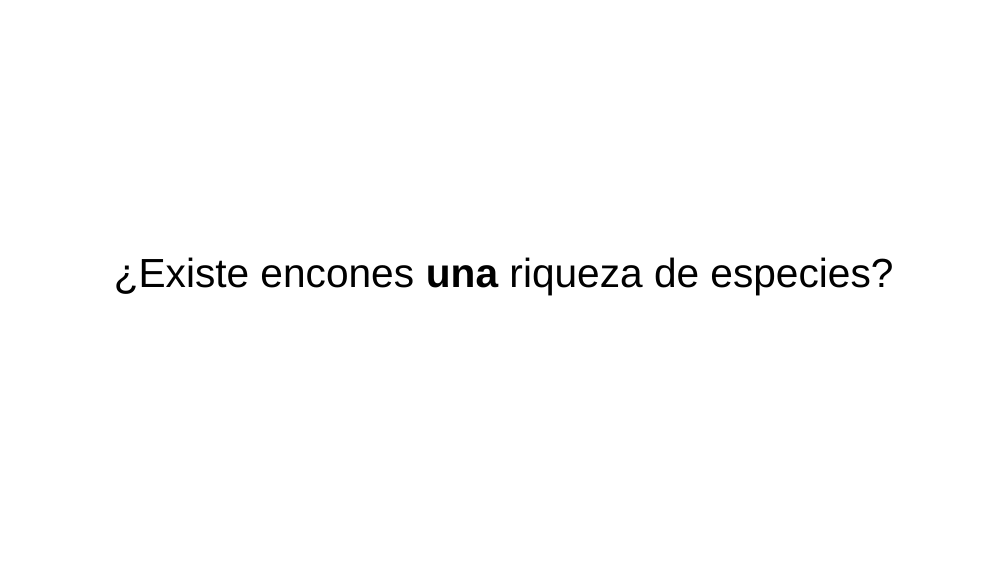
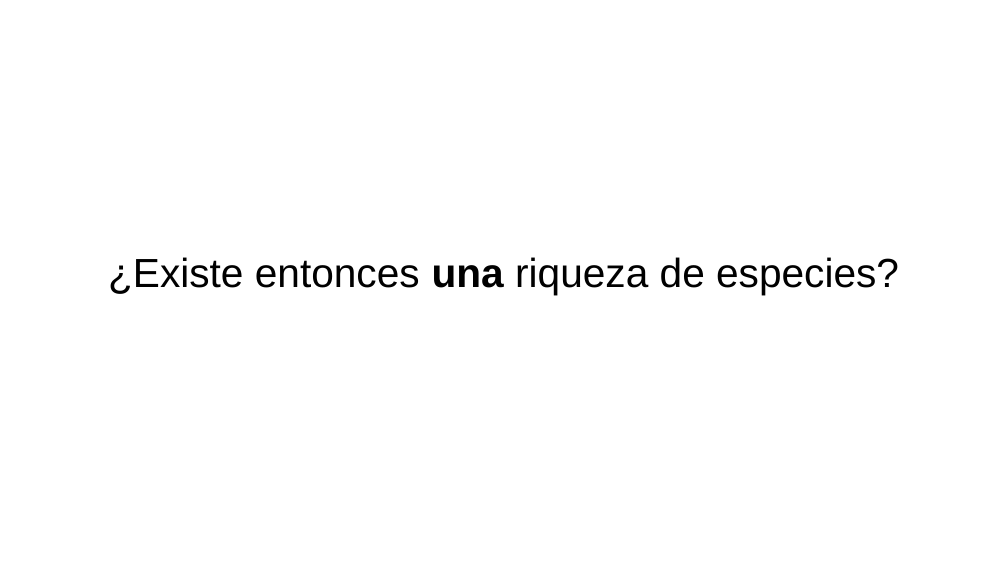
Before and after one commit to gerardommc/Biogeo-Macroecologia, a slide deck: slide 22 of Riqueza-escalas.odp (slide 20 before the commit). Drawn at 1008x567 pixels with LibreOffice and Linux fonts; fonts in the diff are those of the drawing. Boxes give left, top, right and bottom in pixels: in the first picture for what was removed or moved away, otherwise in the second. Text is boxed around its words. In the diff, an @@ line names an element or a change of style, - is before the commit and + after.

Commit message:
Correcciones Riqueza

```diff
--- a/Riqueza-escalas.odp
+++ b/Riqueza-escalas.odp
@@ subtitle at <box>108,257,899,294</box>: text changed @@
-¿Existe encones una riqueza de especies?
+¿Existe entonces una riqueza de especies?
```
Also in this commit, not shown: 3 other slides changed, 2 slides added, 3 other files.
